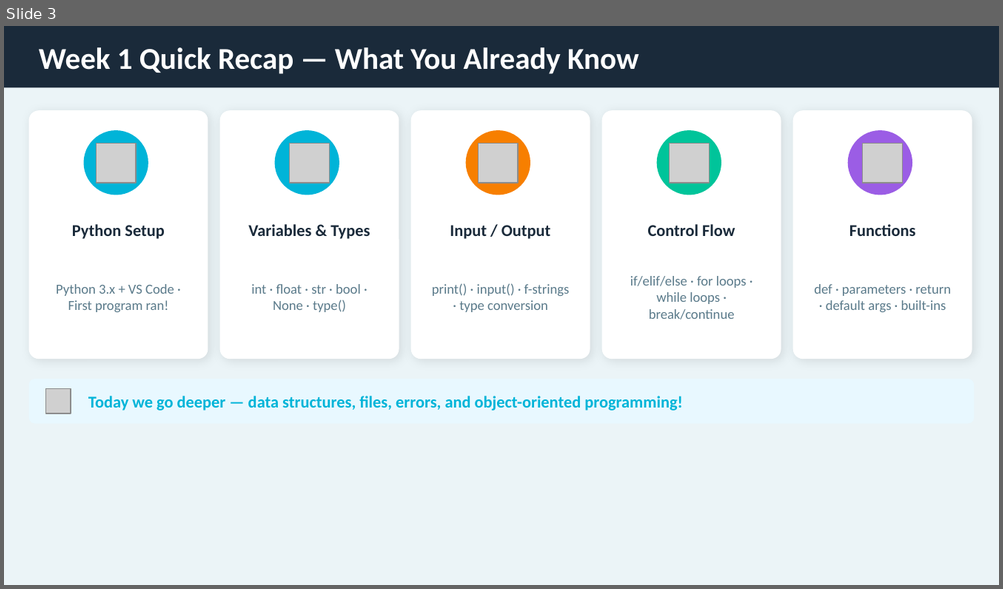
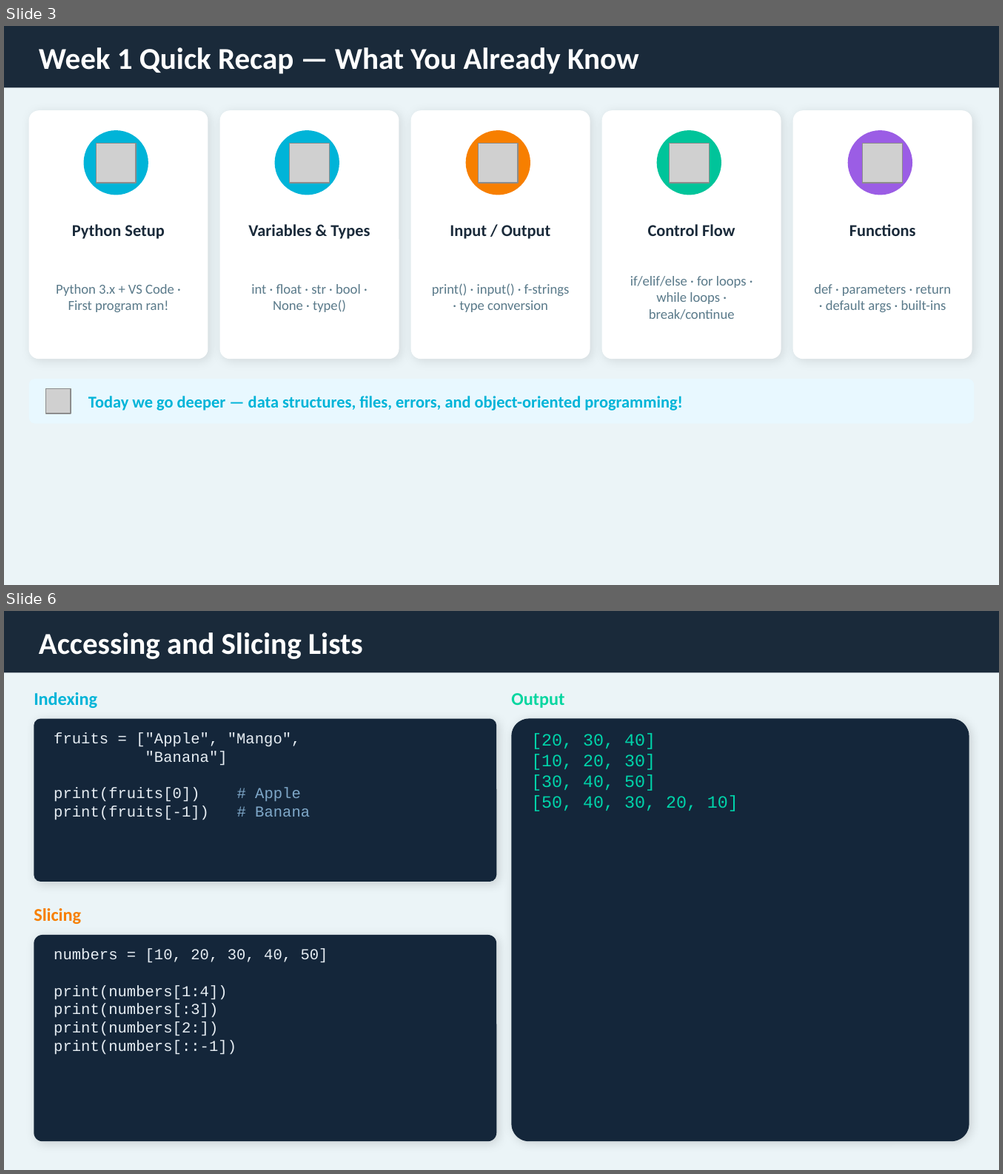
Before and after one commit to GursimranjeetSingh/2b-Academy, a slide deck: Presentations/Week2_Python_Bootcamp.pptx. Shown one above the other, each under a label of ours: slide 3 before the commit, slides 3 and 6 after it; the slides between them are not shown. The pictures are 1003x589 and 1003x1174 pixels, drawn with LibreOffice and Linux fonts; fonts in the diff are those of the drawing; grey boxes stand for pictures. Boxes give left, top, right and bottom in pixels: in the first picture for what was removed or moved away, otherwise in the second. Text is boxed around its words. In the diff, an @@ line names an element or a change of style, - is before the commit and + after.

```diff
--- a/Presentations/Week2_Python_Bootcamp.pptx
+++ b/Presentations/Week2_Python_Bootcamp.pptx
@@ slide 6 added at <box>4,611,999,1170</box>, background #EBF4F7 @@
@@ rectangle added at <box>4,611,999,672</box>, fill #1A2A3A @@
@@ text added at <box>39,632,363,659</box>, 22 pt, text #FFFFFF, bold @@
+Accessing and Slicing Lists
@@ text added at <box>34,692,97,708</box>, 13 pt, text #00B4D8, bold @@
+Indexing
@@ text added at <box>511,693,564,708</box>, 13 pt, text #06D6A0, bold @@
+Output
@@ rounded rectangle added at <box>34,718,496,882</box>, fill #14263A @@
@@ rounded rectangle added at <box>511,718,969,1141</box>, fill #14263A @@
@@ text added at <box>54,732,310,820</box>, 11 pt, text #E6EDF3 @@
+fruits = ["Apple", "Mango",
+"Banana"]
+print(fruits[0]) # Apple
+print(fruits[-1]) # Banana
@@ text added at <box>531,733,738,812</box>, 12.5 pt, text #00D4AA @@
+[20, 30, 40]
+[10, 20, 30]
+[30, 40, 50]
+[50, 40, 30, 20, 10]
@@ text added at <box>34,908,81,924</box>, 13 pt, text #F77F00, bold @@
+Slicing
@@ rounded rectangle added at <box>34,935,496,1142</box>, fill #14263A @@
@@ text added at <box>54,949,328,1055</box>, 11 pt, text #E6EDF3 @@
+numbers = [10, 20, 30, 40, 50]
+print(numbers[1:4])
+print(numbers[:3])
+print(numbers[2:])
+print(numbers[::-1])
```
Also in this commit, not shown: 14 slides changed, 55 other slides added, 3 slides removed, 1 other file.
